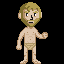
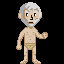
The second 64px x 64px image is a revision of the first. Changes to its layers:
removed group "Group 1" (26 layers) over 19, 2, 41, 27
renamed "Group 3" to "Noble Man Default", moved it out of group "Group 1" over 19, 2, 41, 27
added group "Head" (3rd of 4, in "Noble Man Default") with 13 layers in group "Noble Man Default" over 19, 2, 41, 27
added group "Mouth" (2nd of 3, in "Noble Man Default" › "Head") with 4 layers in group "Head" over 27, 21, 35, 26
added layer "Hair" (2nd of 2, in "Noble Man Default" › "Head") in group "Head" over 19, 2, 41, 27
moved "Head" (4th of 4, in "Noble Man Default" › "Head") into group "Head", painted on it over 19, 2, 41, 27
